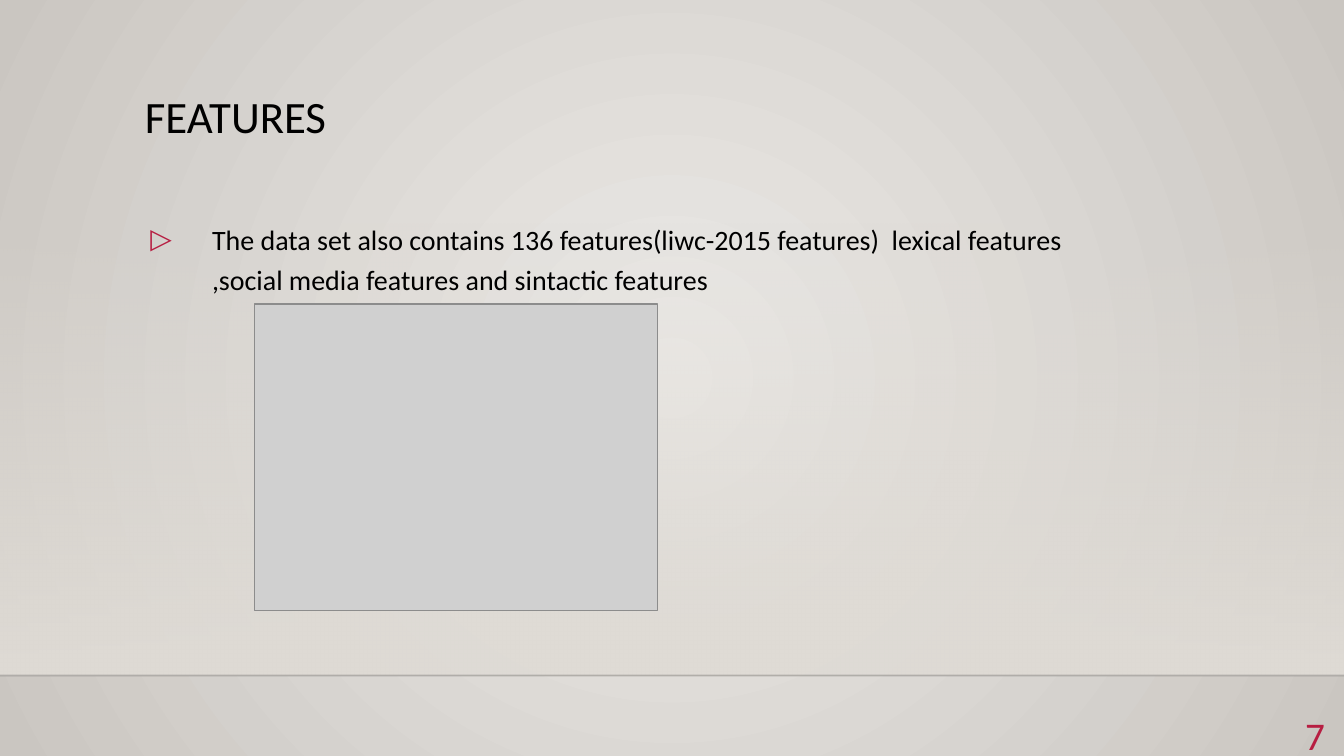
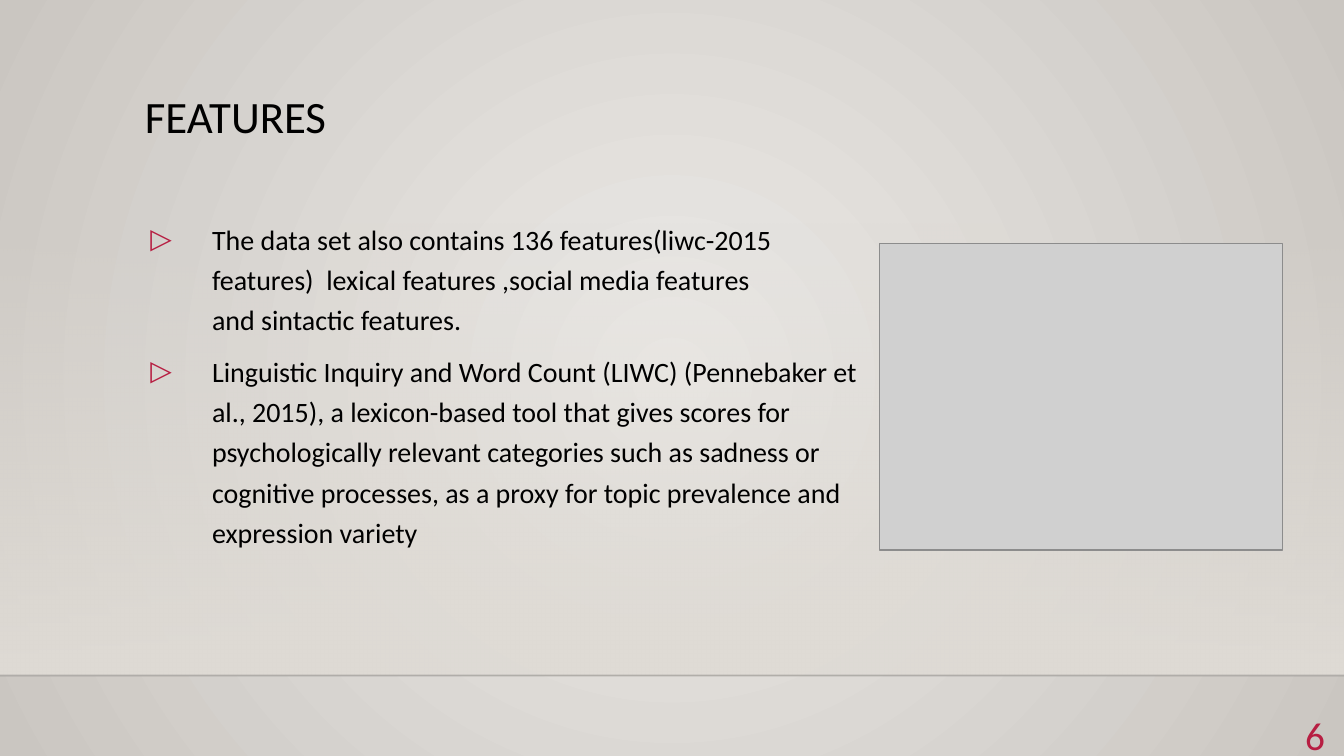
Before and after one commit to BKmarian/Reddit-Stress-Analisys, a slide deck: slide 6 of bionlp.pptx (slide 7 before the commit). Drawn at 1344x756 pixels with LibreOffice and Linux fonts; fonts in the diff are those of the drawing; grey boxes stand for pictures; background and template pictures are left out. Boxes give left, top, right and bottom in pixels: in the first picture for what was removed or moved away, otherwise in the second. Text is boxed around its words. In the diff, an @@ line names an element or a change of style, - is before the commit and + after.

Commit message:
Updated pptx

```diff
--- a/bionlp.pptx
+++ b/bionlp.pptx
@@ text at [212, 229, 856, 548]: text changed @@
-▷ The data set also contains 136 features(liwc-2015 features) lexical features ,social media features and sintactic features
+▷ The data set also contains 136 features(liwc-2015 features) lexical features ,social media features and sintactic features.
+▷ Linguistic Inquiry and Word Count (LIWC) (Pennebaker et al., 2015), a lexicon-based tool that gives scores for psychologically relevant categories such as sadness or cognitive processes, as a proxy for topic prevalence and expression variety
@@ picture: place and size @@
-picture at [254, 304, 657, 610]
+picture at [879, 243, 1282, 550]
@@ page number at [1305, 723, 1325, 751]: text changed @@
-7
+6
```
Also in this commit, not shown: 3 other slides changed, 1 slide removed.
